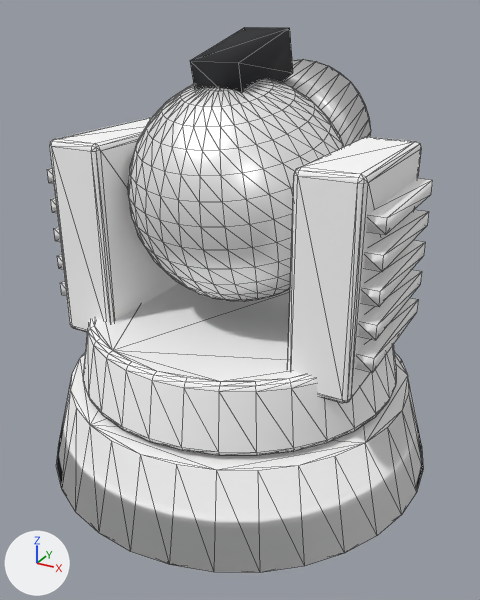
The glTF model models/mod_lpd60_laser_turret.glb, before and after one commit.
One viewpoint serves both versions: a 50 mm camera at (1.025, -1.862, 1.465) aimed at (0.028, -0.05, 0.558). Lighting does not change. The marker at lower left points along +X, +Y and +Z. The first picture is the older version. Mesh edges are drawn as thin lines. Where no turn or scale is listed for an object, it has been applied to the vertices.

The first picture shows 'Mod_LPD60_Laser_Aperture_Shroud', 'Mod_LPD60_Laser_Beam_Director', 'Mod_LPD60_Laser_Cooling_Fins', 'Mod_LPD60_Laser_Pedestal', 'Mod_LPD60_Laser_Yoke'.
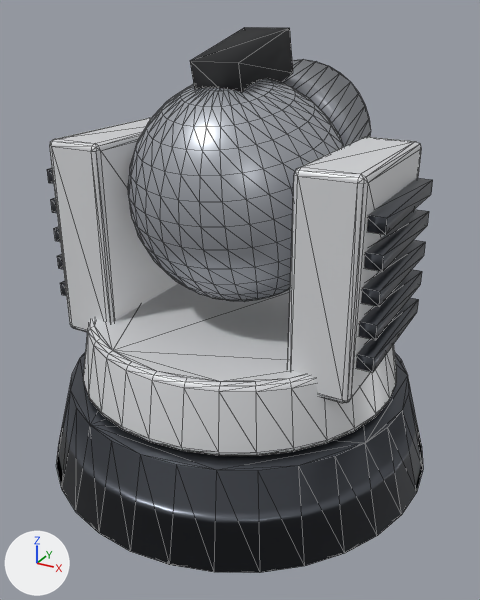
Boxes [x1, y1, x2, y2] around the edits, measured in the pictures (480 x 600 px):
'Mod_LPD60_Laser_Yoke', recoloured (white to light grey): [49, 118, 422, 456] in both
'Mod_LPD60_Laser_Pedestal', recoloured, surface changed (white to dark grey): [57, 353, 423, 573] in both
'Mod_LPD60_Laser_Beam_Director', recoloured (white to grey): [128, 59, 371, 302] in both
'Mod_LPD60_Laser_Cooling_Fins', recoloured, surface changed: [47, 168, 433, 372] in both

What changed in the scene script:
```text
Change mat_mat_gunmetal_structural:
    mat_mat_gunmetal_structural.base_color: (1.0, 1.0, 1.0) -> (0.11, 0.12, 0.14)  # white #ffffff -> dark grey #5d6169
    mat_mat_gunmetal_structural.roughness: 1.0 -> 0.33
Change mat_mat_hull_lightgrey_armor:
    mat_mat_hull_lightgrey_armor.base_color: (1.0, 1.0, 1.0) -> (0.4, 0.42, 0.46)  # white #ffffff -> grey #aaadb5
Change mat_mat_hull_white_paint:
    mat_mat_hull_white_paint.base_color: (1.0, 1.0, 1.0) -> (0.72, 0.73, 0.75)  # white #ffffff -> light grey #dddee1
```
